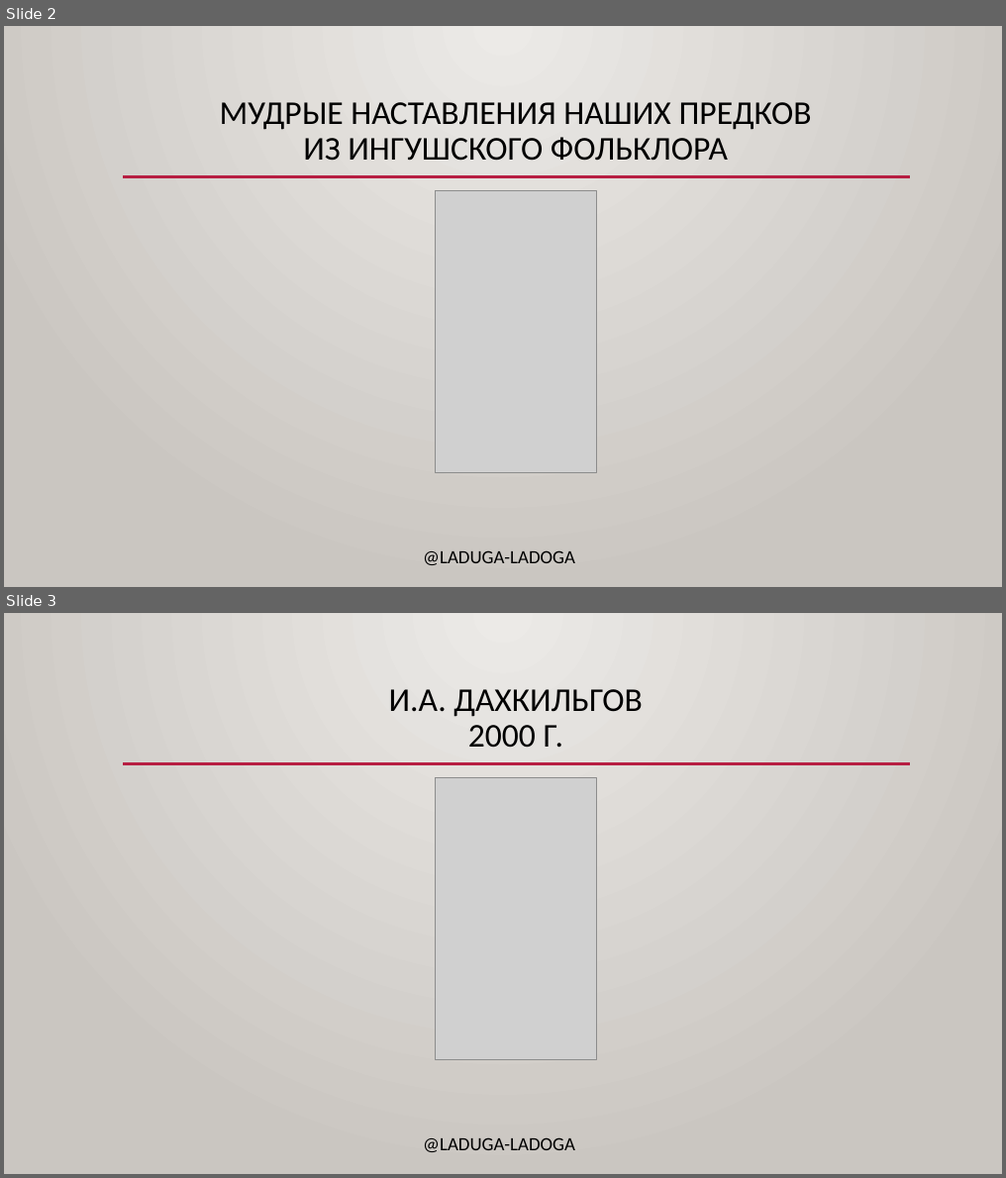
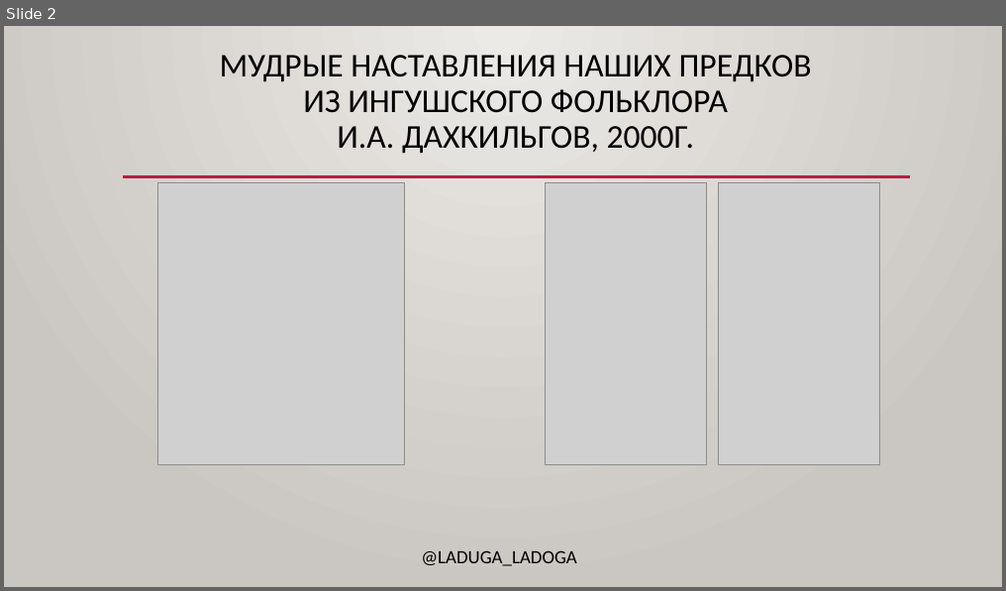
Before and after one commit to bumbari/dahkilgov, a slide deck: p/Laduga_Ladoga.pptx. Shown one above the other, each under a label of ours: slides 2 and 3 before the commit, slide 2 after it. The pictures are 1006x1178 and 1006x591 pixels, drawn with LibreOffice and Linux fonts; fonts in the diff are those of the drawing; grey boxes stand for pictures. Boxes give left, top, right and bottom in pixels: in the first picture for what was removed or moved away, otherwise in the second. Text is boxed around its words. In the diff, an @@ line names an element or a change of style, - is before the commit and + after.

```diff
--- a/p/Laduga_Ladoga.pptx
+++ b/p/Laduga_Ladoga.pptx
@@ slide 3 removed at [4, 613, 1002, 1174], background gradient #ECEAE7 to #CAC7C1; not listed: 2 template elements that a slide beside it also shows @@
@@ title removed at [389, 689, 643, 748] @@
-И.А. ДАХКИЛЬГОВ
-2000 Г.
@@ picture removed at [436, 777, 596, 1059] @@
@@ slide 2 changed as well @@
@@ title at [220, 55, 812, 154]: text changed @@
-МУДРЫЕ НАСТАВЛЕНИЯ НАШИХ ПРЕДКОВ
-ИЗ ИНГУШСКОГО ФОЛЬКЛОРА
+МУДРЫЕ НАСТАВЛЕНИЯ НАШИХ ПРЕДКОВ
+ИЗ ИНГУШСКОГО ФОЛЬКЛОРА
+И.А. ДАХКИЛЬГОВ, 2000Г.
@@ picture added at [157, 183, 404, 466] @@
@@ picture: place and size @@
-picture at [436, 190, 596, 472]
+picture at [546, 183, 706, 466]
@@ picture added at [719, 183, 880, 466] @@
@@ text at [421, 551, 577, 567]: text changed @@
-@LADUGA-LADOGA
+@LADUGA_LADOGA
```
Also in this commit, not shown: 1 other slide changed, 1 other slide removed, 5 other files.
